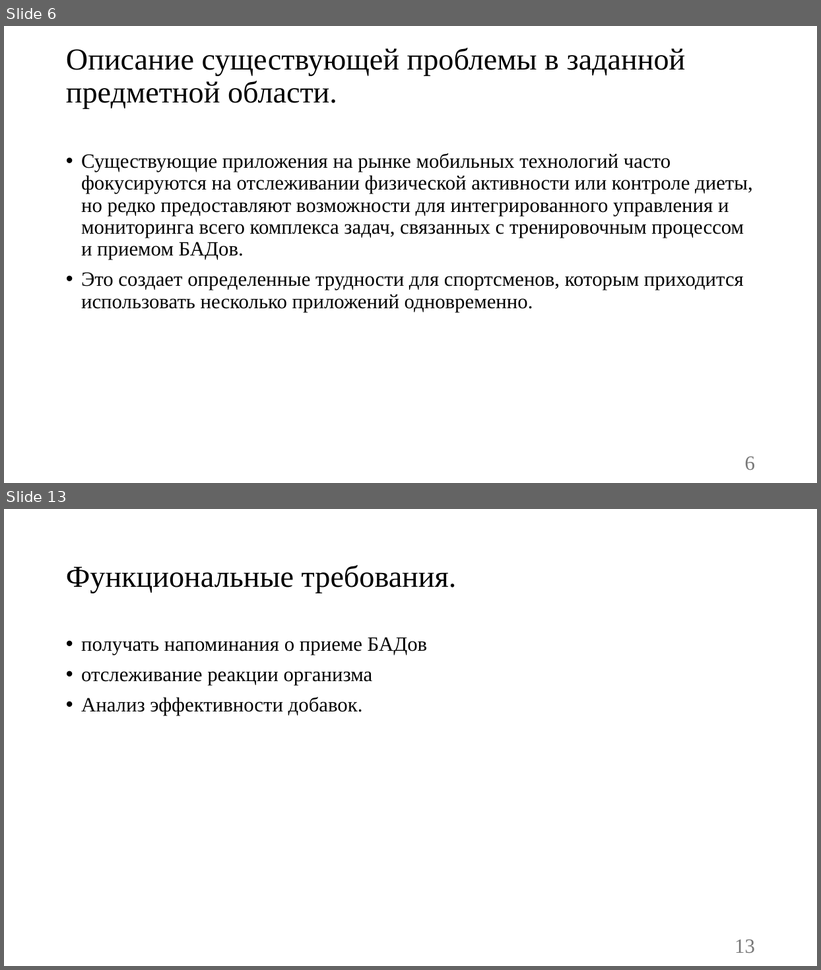
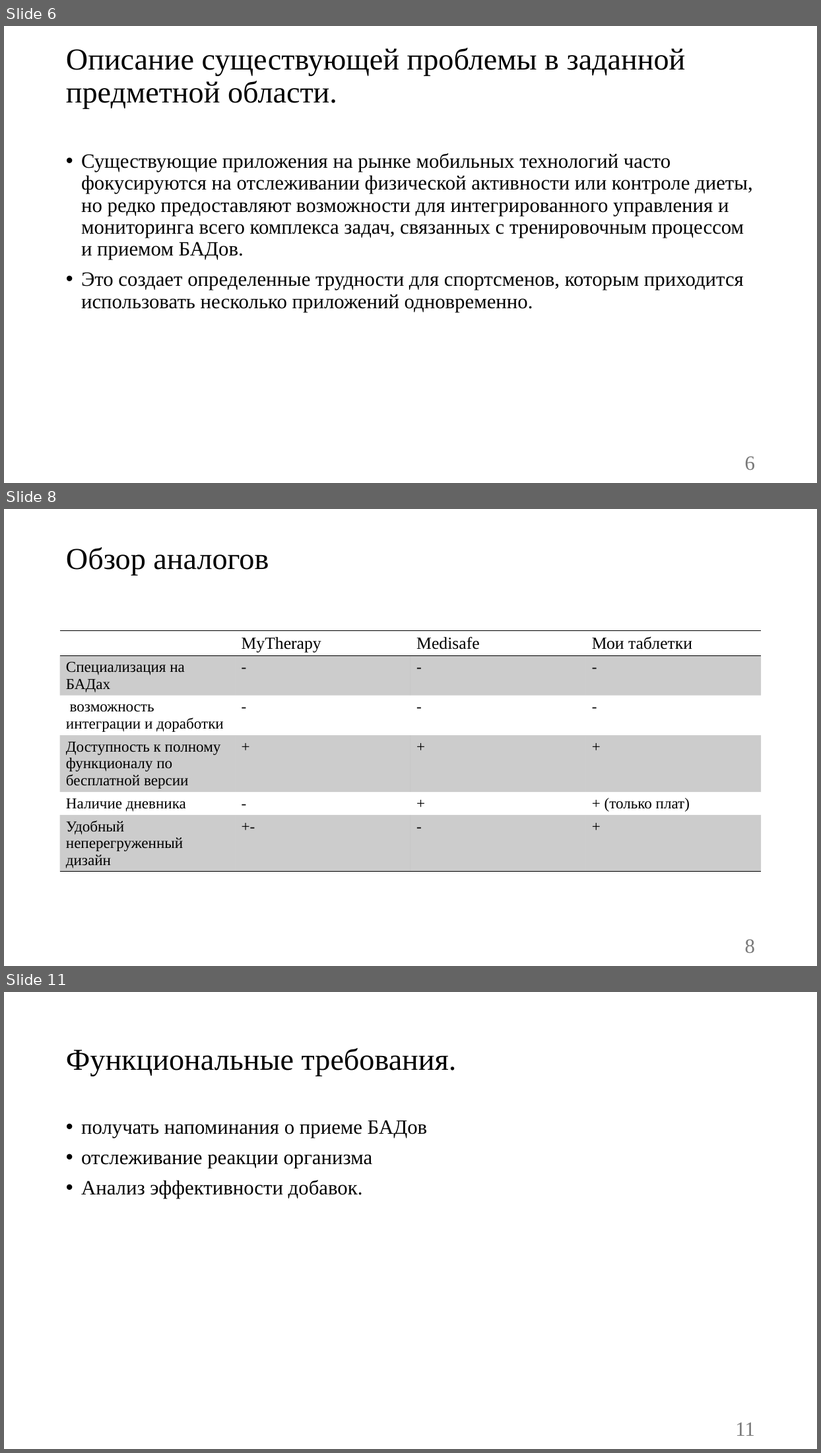
Before and after one commit to vadimgilka/SportApp, a slide deck: Documentation/Documentation Backend/Презентация-Чупинин-Антон-Павлович.pptx. Shown one above the other, each under a label of ours: slides 6 and 13 before the commit, slides 6, 8 and 11 after it; the slides between them are not shown. The pictures are 821x970 and 821x1453 pixels, drawn with LibreOffice and Linux fonts; fonts in the diff are those of the drawing. Boxes give left, top, right and bottom in pixels: in the first picture for what was removed or moved away, otherwise in the second. Text is boxed around its words. In the diff, an @@ line names an element or a change of style, - is before the commit and + after.

```diff
--- a/Documentation/Documentation Backend/Презентация-Чупинин-Антон-Павлович.pptx
+++ b/Documentation/Documentation Backend/Презентация-Чупинин-Антон-Павлович.pptx
@@ slide 8 added at (4, 509, 817, 966), background #FFFFFF @@
@@ title added at (66, 547, 269, 575), 36 pt, text #000000 @@
+Обзор аналогов
@@ table added at (60, 631, 763, 889), 6 rows, 4 columns @@
+ | MyTherapy | Medisafe | Мои таблетки
+Специализация на БАДах | - | - | -
+возможность интеграции и доработки | - | - | -
+Доступность к полному функционалу по бесплатной версии | + | + | +
+Наличие дневника | - | + | + (только плат)
+Удобный неперегруженный дизайн | +- | - | +
@@ page number added at (745, 939, 755, 953), 24 pt, text #797979 @@
+8
@@ what was slide 13 is now slide 11 @@
@@ page number at (735, 1422, 755, 1436): text changed @@
-13
+11
```
Also in this commit, not shown: 6 slides changed, 1 other slide added, 3 slides removed.
